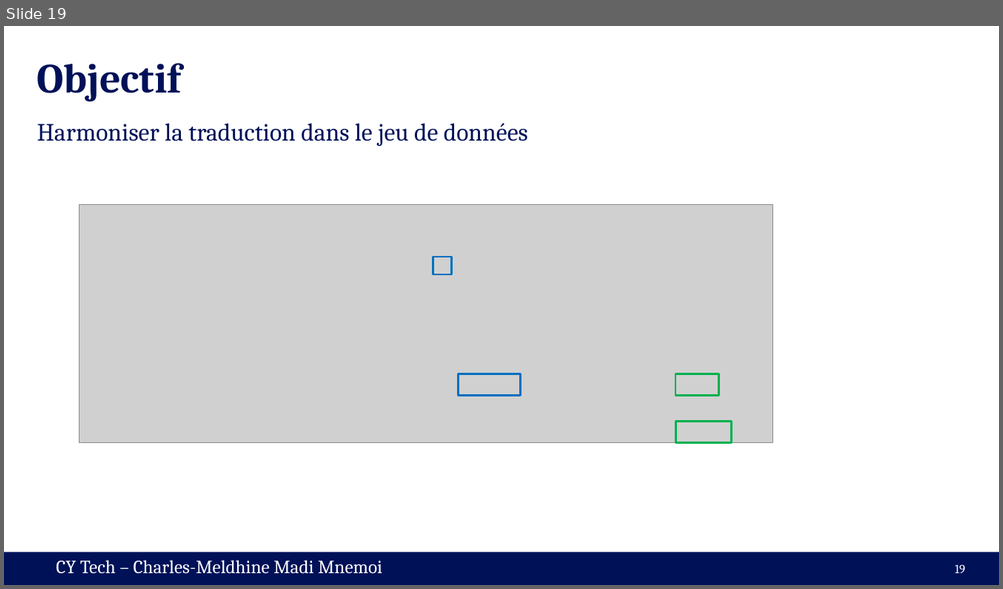
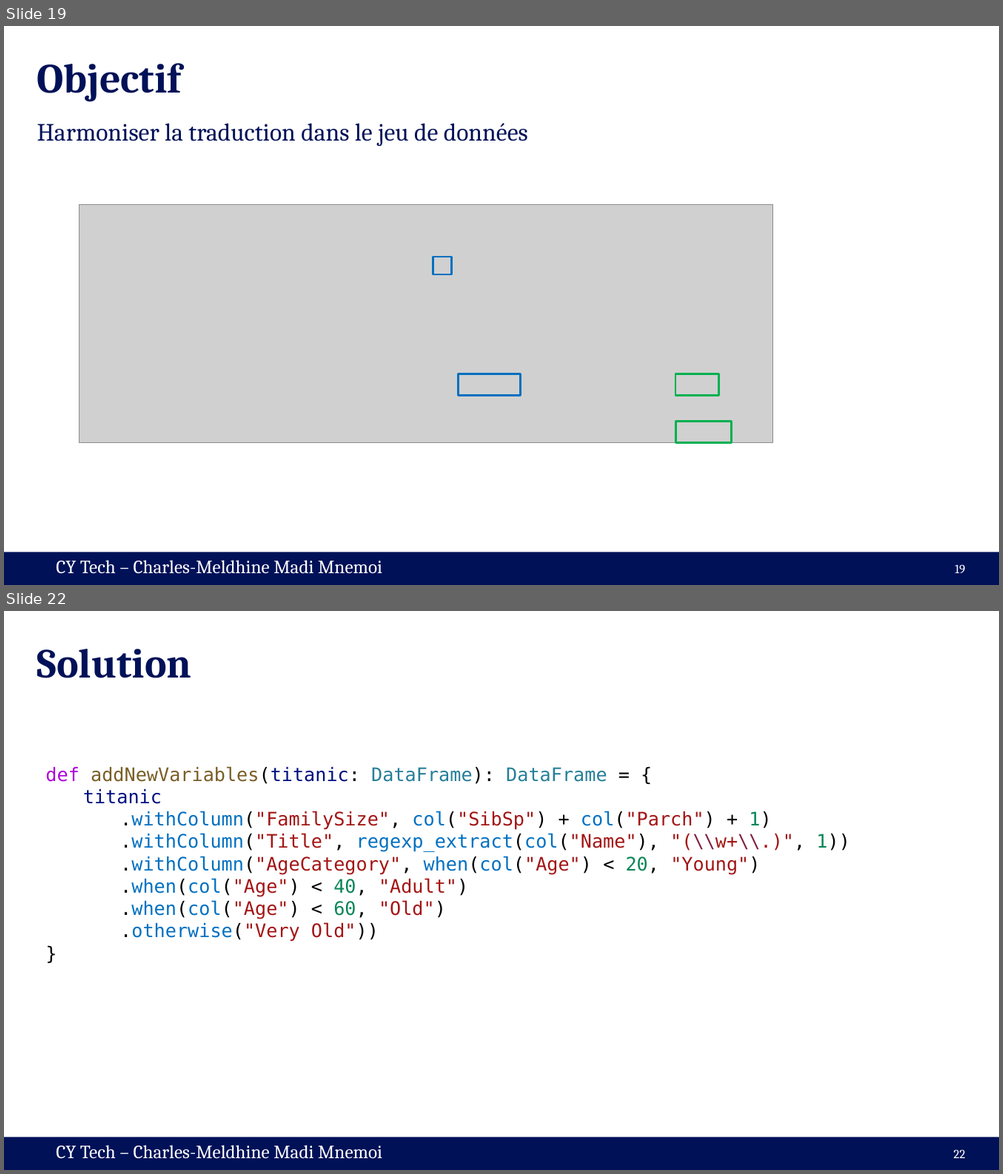
Before and after one commit to cmnemoi/cytech_sparks, a slide deck: presentation.pptx. Shown one above the other, each under a label of ours: slide 19 before the commit, slides 19 and 22 after it; the slides between them are not shown. The pictures are 1003x589 and 1003x1174 pixels, drawn with LibreOffice and Linux fonts; fonts in the diff are those of the drawing; grey boxes stand for pictures. Boxes give left, top, right and bottom in pixels: in the first picture for what was removed or moved away, otherwise in the second. Text is boxed around its words. In the diff, an @@ line names an element or a change of style, - is before the commit and + after.

```diff
--- a/presentation.pptx
+++ b/presentation.pptx
@@ slide 22 added at box(4, 611, 999, 1170), background #FFFFFF; not listed: 2 template elements that a slide beside it also shows @@
@@ title added at box(37, 649, 192, 678), 40 pt, text #001158, bold @@
+Solution
@@ text added at box(45, 766, 849, 942), 18 pt, text #A31515 @@
+def addNewVariables(titanic: DataFrame): DataFrame = {
+  titanic
+    .withColumn("FamilySize", col("SibSp") + col("Parch") + 1)
+    .withColumn("Title", regexp_extract(col("Name"), "(\\w+\\.)", 1))
+    .withColumn("AgeCategory", when(col("Age") < 20, "Young")
+    .when(col("Age") < 40, "Adult")
+    .when(col("Age") < 60, "Old")
+    .otherwise("Very Old"))
+}
@@ page number added at box(953, 1150, 965, 1159), 12 pt, text #FFFFFF @@
+22
```
Also in this commit, not shown: 6 slides changed, 1 other slide added.
